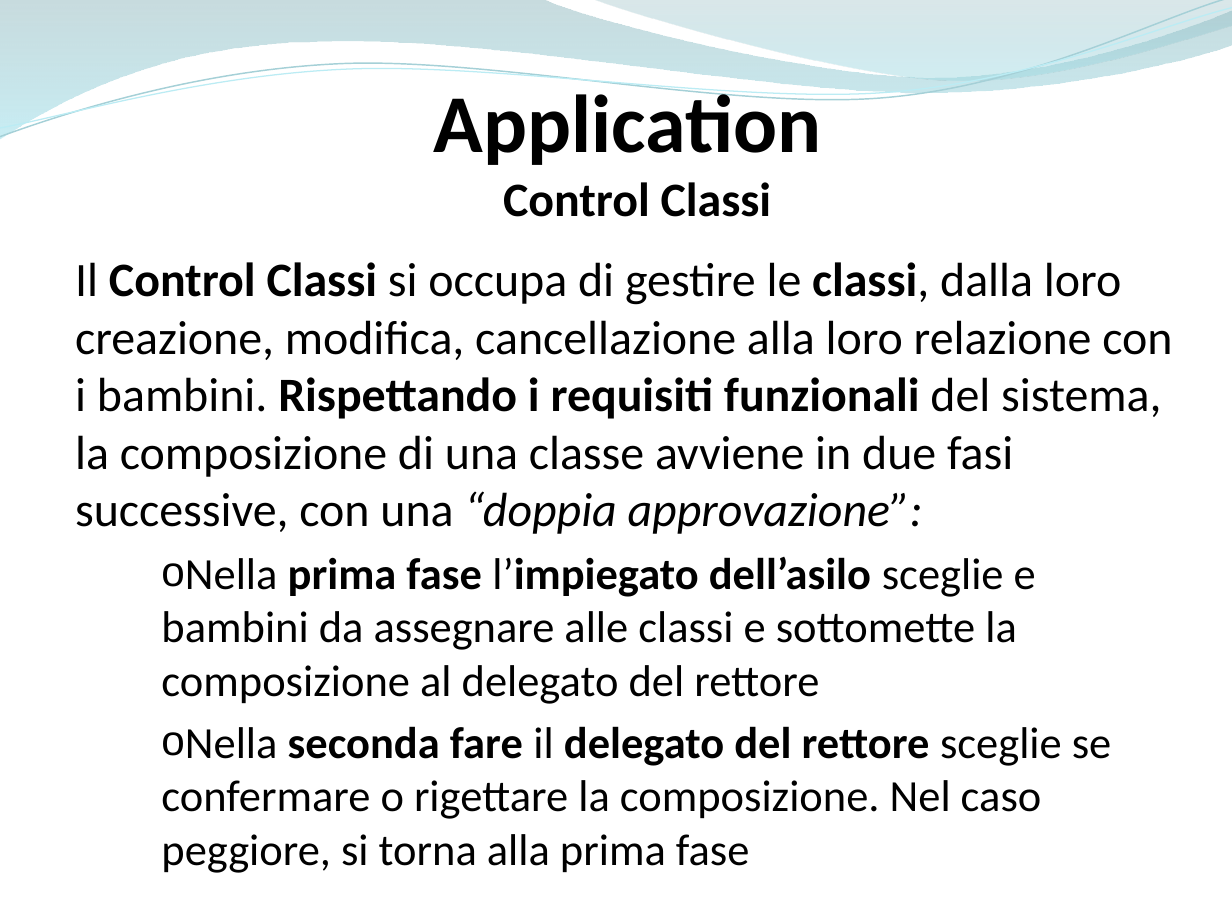
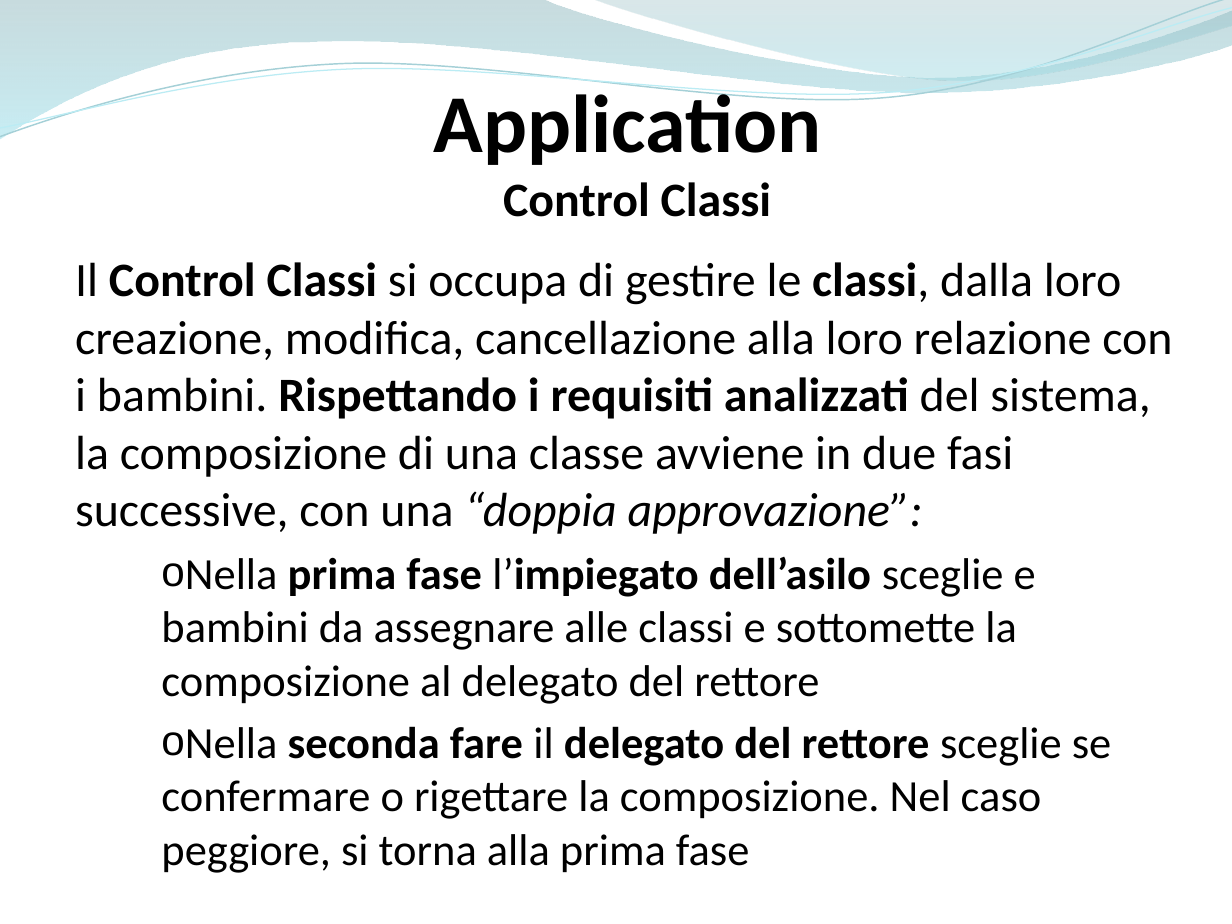
Before and after one commit to ammirate/at-silo, a slide deck: slide 13 of Presentazione/Atsilo1/D'Eugenio/Atsilo_A_DEugenioElisa.pptx (slide 14 before the commit). Drawn at 1232x924 pixels with LibreOffice and Linux fonts; fonts in the diff are those of the drawing. Boxes give left, top, right and bottom in pixels: in the first picture for what was removed or moved away, otherwise in the second. Text is boxed around its words. In the diff, an @@ line names an element or a change of style, - is before the commit and + after.

```diff
--- a/Presentazione/Atsilo1/D'Eugenio/Atsilo_A_DEugenioElisa.pptx
+++ b/Presentazione/Atsilo1/D'Eugenio/Atsilo_A_DEugenioElisa.pptx
@@ text at [75,262,1172,534]: text changed @@
-Il Control Classi si occupa di gestire le classi, dalla loro creazione, modifica, cancellazione alla loro relazione con i bambini. Rispettando i requisiti funzionali del sistema, la composizione di una classe avviene in due fasi successive, con una “doppia approvazione”:
+Il Control Classi si occupa di gestire le classi, dalla loro creazione, modifica, cancellazione alla loro relazione con i bambini. Rispettando i requisiti analizzati del sistema, la composizione di una classe avviene in due fasi successive, con una “doppia approvazione”:
```
Also in this commit, not shown: 2 other slides changed, 1 slide removed.
